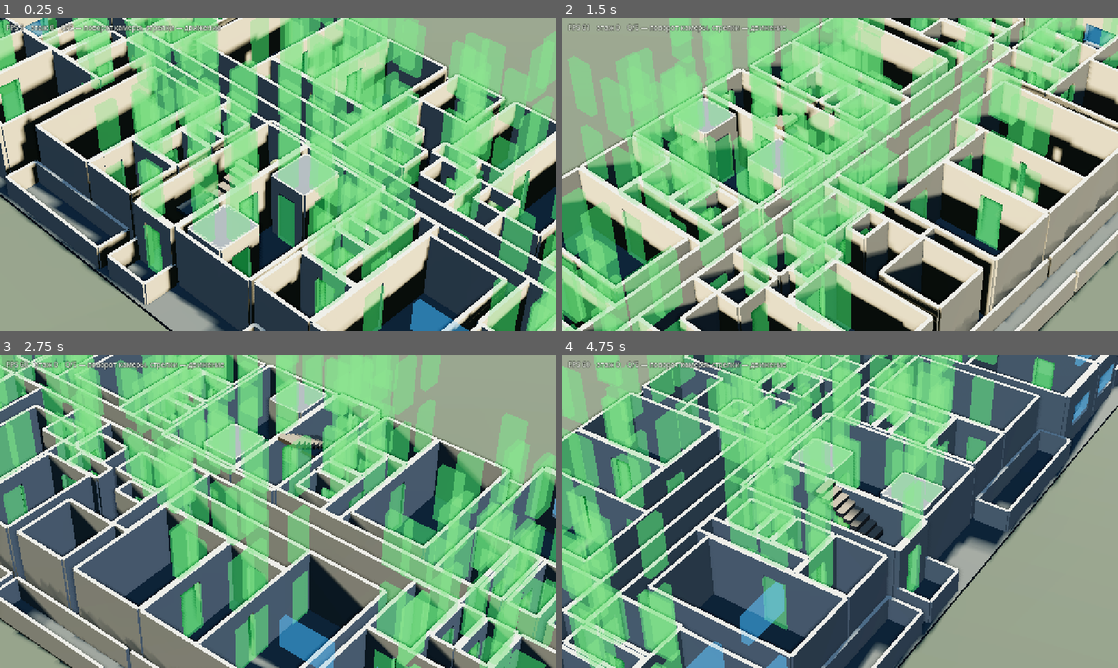
Above: before the commit, frames 1-4 (two rows, left to right).
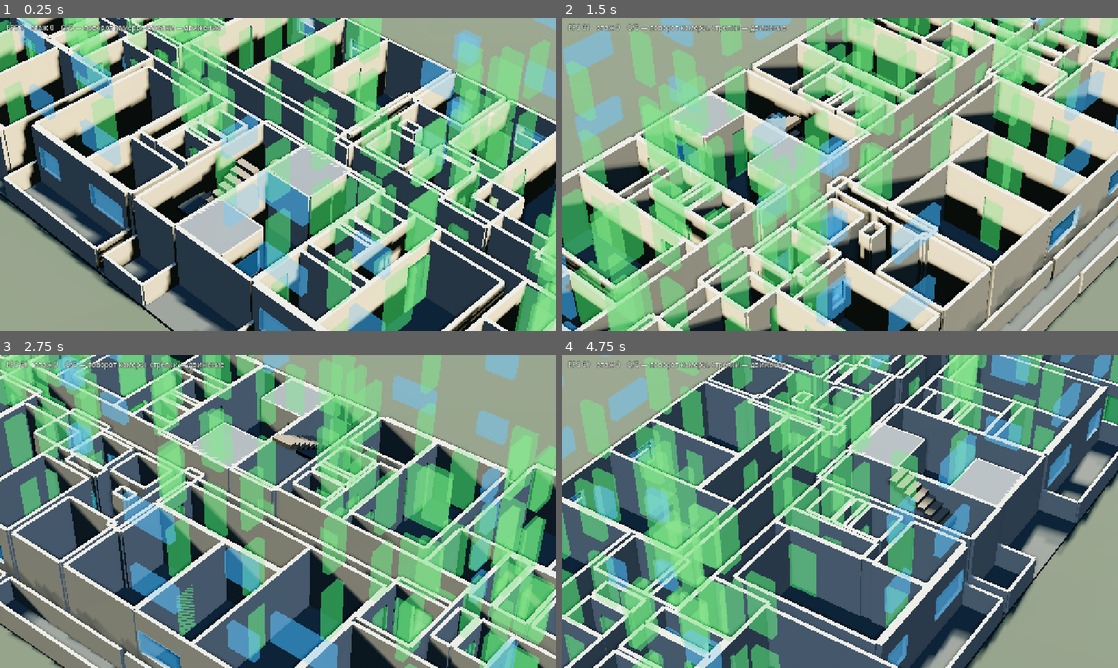
Above: after the commit, the same moments.

Repository: SashkoSoft/Godot_skilled
Game: Godot game, scene res://main.tscn
Two runs of this game, one before a commit and one after it. Both use one fixed random seed, a clock stepped at 60 frames per second and the inputs below.
Inputs:
- Up to frame 1 (0.25 s): no input
- Up to frame 2 (1.5 s): hold Right (ui_right) 0.53-1.28 s; hold Q 0.53-1.28 s; hold Down (ui_down) from 1.28 s (still down); tap E at 1.35 s
- Up to frame 3 (2.75 s): release Down (ui_down) at 2.03 s; hold Right (ui_right) from 2.03 s (still down); hold Q from 2.03 s (still down)
- Up to frame 4 (4.75 s): release Right (ui_right) at 2.78 s; release Q at 2.78 s; hold Up (ui_up) 2.78-3.53 s; tap E at 2.85, 4.35 s; hold Q 3.53-4.28 s; hold Left (ui_left) from 3.53 s (still down)

The runs differ from the first frame. In frame 1, 59% of the frame differs, in the area x 0-100%, y 0-100%; in frame 2, 61%; in frame 3, 59%; in frame 4, 79%.

Commit message:
Двери и окна сняты со скана, а не выдуманы
tools/snap_rooms.py подтягивает координаты ROOMS к осям стен на чертеже
(87 координат из 146, среднее попадание на линию 0,87).
tools/trace_openings.py читает вдоль каждой оси разрывы (двери) и полосы
остекления (окна) и кладёт их в game/plan_openings.gd.
Tower._link_rooms проверяет проходимость и отдельно считает двери,
добавленные там, где чертёж их не дал.

Diff:
--- a/game/main.gd
+++ b/game/main.gd
@@ -164,6 +164,8 @@
 	building.marks_visible = _marks
 	add_child(building)
 	building.build(_floors)
+	print("[план] проёмов с чертежа: стен %d, по правилу %d, дверей добавлено ради прохода %d"
+			% [building.traced_count, building.rule_count, building.added_count])
 	if _plan_view:
 		building.paint_plan(_start_floor)
 
--- /dev/null
+++ b/game/plan_openings.gd
@@ -0,0 +1,224 @@
+class_name PlanOpenings
+extends RefCounted
+## Двери и окна, снятые с поэтажного плана БТИ.
+## Ключ — ось стены: "ось|координата|начало|конец" (как в Tower._emit_walls).
+## Значение — Vector3(смещение от середины стены, ширина, 0 дверь / 1 окно).
+## Сгенерировано tools/trace_openings.py — руками не править.
+
+const TRACED := {
+	"0|-0.35|-0.05|0.70": [],
+	"0|-0.39|-11.70|-9.52": [],
+	"0|-0.39|-12.71|-11.97": [],
+	"0|-0.39|-14.12|-12.85": [],
+	"0|-0.39|-17.30|-14.14": [],
+	"0|-0.39|11.80|12.71": [],
+	"0|-0.39|12.85|14.33": [],
+	"0|-0.39|14.14|17.30": [],
+	"0|-0.39|9.52|11.74": [],
+	"0|-0.68|-11.70|11.74": [Vector3(-10.443, 1.546, 0.0), Vector3(10.485, 1.546, 0.0)],
+	"0|-0.91|3.37|5.17": [Vector3(-0.063, 1.253, 1.0)],
+	"0|-0.97|1.13|3.02": [],
+	"0|-1.12|-6.03|0.17": [],
+	"0|-1.12|-9.40|-6.03": [],
+	"0|-1.44|5.97|9.39": [],
+	"0|-2.13|-12.71|-11.97": [],
+	"0|-2.13|-14.12|-12.85": [],
+	"0|-2.13|11.80|12.71": [],
+	"0|-2.13|12.85|14.33": [],
+	"0|-2.46|1.13|3.02": [],
+	"0|-2.55|3.20|4.93": [],
+	"0|-2.66|3.37|5.17": [],
+	"0|-2.66|5.23|7.38": [Vector3(-0.501, 1.170, 0.0)],
+	"0|-2.80|-6.03|0.17": [],
+	"0|-2.88|-3.36|0.17": [],
+	"0|-2.89|-6.03|-3.42": [],
+	"0|-2.94|1.13|1.90": [],
+	"0|-3.01|-11.70|-9.52": [],
+	"0|-3.01|-17.30|-14.14": [Vector3(0.522, 1.754, 0.0)],
+	"0|-3.01|14.14|17.30": [Vector3(-0.042, 0.877, 0.0)],
+	"0|-3.01|9.52|11.74": [],
+	"0|-3.14|-16.08|-13.30": [Vector3(-0.961, 0.877, 0.0)],
+	"0|-3.14|-17.88|-16.23": [],
+	"0|-3.14|13.30|16.08": [Vector3(1.003, 0.794, 0.0)],
+	"0|-3.14|16.23|17.88": [],
+	"0|-3.14|3.20|4.93": [Vector3(-0.376, 0.794, 1.0)],
+	"0|-3.29|-13.30|-9.52": [],
+	"0|-3.29|9.52|13.30": [],
+	"0|-3.43|1.13|1.90": [],
+	"0|-3.43|3.31|5.93": [Vector3(-0.940, 0.752, 1.0), Vector3(0.919, 0.794, 0.0)],
+	"0|-7.51|0.43|3.02": [],
+	"0|-7.52|-3.36|0.17": [],
+	"0|-7.52|-6.03|-3.42": [Vector3(0.188, 1.963, 1.0)],
+	"0|-7.52|-9.40|-6.03": [Vector3(-0.647, 1.086, 1.0)],
+	"0|-7.52|3.31|5.93": [Vector3(0.209, 1.963, 1.0)],
+	"0|-7.52|5.97|9.39": [Vector3(0.815, 1.128, 1.0)],
+	"0|-8.74|-13.30|-9.52": [Vector3(-0.230, 2.130, 1.0)],
+	"0|-8.74|-16.08|-13.30": [],
+	"0|-8.74|13.30|16.08": [],
+	"0|-8.74|9.52|13.30": [Vector3(-1.378, 1.003, 0.0), Vector3(0.209, 2.089, 1.0)],
+	"0|0.39|-12.77|-11.87": [],
+	"0|0.39|-14.14|-12.88": [],
+	"0|0.39|-17.32|-14.35": [],
+	"0|0.39|11.87|12.77": [],
+	"0|0.39|12.92|14.14": [],
+	"0|0.39|14.43|17.32": [],
+	"0|0.61|-0.54|3.38": [],
+	"0|0.61|-2.83|-0.61": [Vector3(-0.773, 0.668, 0.0)],
+	"0|0.70|-0.54|1.69": [],
+	"0|0.87|-6.00|-4.98": [],
+	"0|0.87|5.16|6.30": [],
+	"0|1.47|-4.80|-3.16": [],
+	"0|1.47|-9.32|-5.93": [],
+	"0|1.47|3.46|5.14": [],
+	"0|1.47|6.32|9.49": [],
+	"0|2.55|-4.80|-3.16": [],
+	"0|2.55|3.46|5.14": [],
+	"0|2.65|-4.80|-3.16": [],
+	"0|2.65|3.46|5.14": [],
+	"0|2.86|-0.54|1.69": [],
+	"0|3.12|-12.77|-11.87": [],
+	"0|3.12|-14.14|-12.88": [],
+	"0|3.12|-17.32|-14.35": [Vector3(0.230, 0.835, 0.0)],
+	"0|3.12|-4.80|-3.16": [],
+	"0|3.12|11.87|12.77": [],
+	"0|3.12|12.92|14.14": [],
+	"0|3.12|14.43|17.32": [Vector3(-0.125, 0.835, 0.0)],
+	"0|3.12|3.46|5.14": [],
+	"0|3.28|-11.85|-9.72": [],
+	"0|3.28|-13.37|-9.90": [],
+	"0|3.28|-16.01|-13.38": [Vector3(-0.898, 0.835, 0.0)],
+	"0|3.28|10.01|11.80": [],
+	"0|3.28|10.03|13.41": [],
+	"0|3.28|13.50|15.68": [],
+	"0|3.35|-4.80|-3.16": [],
+	"0|3.35|3.46|5.14": [],
+	"0|4.72|-4.80|-3.16": [],
+	"0|4.72|-6.00|-4.98": [],
+	"0|4.72|3.46|5.14": [],
+	"0|4.72|5.16|6.30": [],
+	"0|5.35|-0.54|1.69": [Vector3(-0.710, 0.794, 0.0)],
+	"0|7.37|-0.54|1.69": [],
+	"0|7.40|-6.00|-3.16": [],
+	"0|7.40|-9.32|-5.93": [],
+	"0|7.40|3.46|6.30": [],
+	"0|7.40|6.32|9.49": [],
+	"0|7.49|-0.54|3.38": [],
+	"0|7.49|-2.83|-0.61": [],
+	"0|7.54|-2.83|-0.61": [],
+	"0|7.54|-9.32|-3.33": [Vector3(-1.963, 1.211, 1.0), Vector3(1.713, 1.963, 1.0)],
+	"0|7.54|3.54|9.66": [Vector3(-1.692, 1.963, 1.0), Vector3(1.942, 1.211, 1.0)],
+	"0|8.56|-13.37|-9.90": [],
+	"0|8.56|-16.01|-13.38": [],
+	"0|8.56|10.03|13.41": [],
+	"0|8.56|13.50|15.68": [],
+	"1|-0.05|-4.90|-0.35": [Vector3(0.439, 1.003, 0.0)],
+	"1|-0.54|0.61|7.49": [],
+	"1|-0.54|0.70|2.86": [],
+	"1|-0.54|5.35|7.37": [],
+	"1|-0.61|0.61|7.49": [],
+	"1|-11.70|-0.68|0.82": [],
+	"1|-11.70|-3.01|-0.39": [],
+	"1|-11.85|0.87|3.28": [Vector3(0.543, 0.919, 0.0)],
+	"1|-11.87|0.39|3.12": [Vector3(-1.023, 0.668, 1.0), Vector3(0.856, 0.919, 0.0)],
+	"1|-11.97|-2.13|-0.39": [],
+	"1|-12.71|-2.13|-0.39": [Vector3(0.543, 0.627, 1.0)],
+	"1|-12.77|0.39|3.12": [Vector3(0.856, 0.919, 0.0)],
+	"1|-12.85|-2.13|-0.39": [],
+	"1|-12.88|0.39|3.12": [Vector3(0.856, 0.919, 0.0)],
+	"1|-13.30|-8.74|-3.14": [],
+	"1|-13.30|-8.74|-3.29": [],
+	"1|-13.37|3.28|8.56": [],
+	"1|-13.38|3.28|8.56": [],
+	"1|-14.12|-2.13|-0.39": [],
+	"1|-14.14|-3.01|-0.39": [],
+	"1|-14.14|0.39|3.12": [],
+	"1|-14.35|0.39|3.12": [],
+	"1|-16.01|3.28|8.56": [],
+	"1|-16.08|-8.74|-3.14": [],
+	"1|-16.11|3.70|8.56": [Vector3(-0.146, 1.044, 1.0)],
+	"1|-16.23|-8.00|-3.14": [Vector3(-0.418, 1.086, 1.0)],
+	"1|-17.30|-3.01|-0.39": [],
+	"1|-17.32|0.39|3.12": [],
+	"1|-2.83|0.61|7.49": [],
+	"1|-3.16|1.47|2.55": [],
+	"1|-3.16|2.65|3.35": [],
+	"1|-3.16|3.12|4.72": [],
+	"1|-3.16|5.20|7.40": [],
+	"1|-3.36|-7.52|-2.88": [],
+	"1|-3.42|-7.52|-2.89": [],
+	"1|-4.80|1.47|2.55": [],
+	"1|-4.80|2.65|3.35": [],
+	"1|-4.80|3.12|4.72": [],
+	"1|-4.98|0.87|4.72": [],
+	"1|-5.93|1.47|7.40": [],
+	"1|-6.00|0.87|4.72": [Vector3(-0.710, 1.337, 0.0)],
+	"1|-6.00|5.20|7.40": [],
+	"1|-6.03|-2.80|-1.12": [],
+	"1|-6.03|-7.52|-1.12": [],
+	"1|-6.03|-7.52|-2.89": [],
+	"1|-9.32|1.47|7.40": [],
+	"1|-9.40|-7.52|-1.12": [],
+	"1|-9.51|-9.24|-8.06": [],
+	"1|-9.52|-3.01|-0.39": [],
+	"1|-9.52|-8.74|-3.29": [],
+	"1|-9.72|0.87|3.28": [],
+	"1|-9.90|3.28|8.56": [],
+	"1|0.17|-7.52|-2.88": [],
+	"1|0.43|-7.51|-4.68": [],
+	"1|1.13|-2.46|-0.97": [],
+	"1|1.13|-3.43|-2.94": [],
+	"1|1.69|0.70|2.86": [],
+	"1|1.69|5.35|7.37": [Vector3(-0.042, 1.420, 1.0)],
+	"1|1.90|-3.43|-2.94": [],
+	"1|10.01|0.87|3.28": [],
+	"1|10.03|3.28|8.56": [Vector3(2.130, 1.003, 0.0)],
+	"1|11.74|-0.68|0.82": [],
+	"1|11.74|-3.01|-0.39": [Vector3(-0.835, 0.961, 0.0)],
+	"1|11.80|-2.13|-0.39": [],
+	"1|11.80|0.87|3.28": [Vector3(0.543, 0.919, 0.0)],
+	"1|11.87|0.39|3.12": [Vector3(-1.044, 0.627, 1.0), Vector3(0.877, 0.877, 0.0)],
+	"1|12.71|-2.13|-0.39": [Vector3(0.543, 0.627, 1.0)],
+	"1|12.77|0.39|3.12": [Vector3(-1.044, 0.627, 1.0), Vector3(0.856, 0.919, 0.0)],
+	"1|12.85|-2.13|-0.39": [],
+	"1|12.92|0.39|3.12": [Vector3(0.877, 0.877, 0.0)],
+	"1|13.30|-8.74|-3.14": [],
+	"1|13.30|-8.74|-3.29": [],
+	"1|13.41|3.28|8.56": [],
+	"1|13.50|3.28|8.56": [],
+	"1|14.14|-3.01|-0.39": [Vector3(0.647, 1.253, 1.0)],
+	"1|14.14|0.39|3.12": [Vector3(-0.543, 1.378, 1.0)],
+	"1|14.33|-2.13|-0.39": [Vector3(0.209, 1.211, 1.0)],
+	"1|14.43|0.39|3.12": [],
+	"1|16.08|-8.74|-3.14": [],
+	"1|16.23|-8.00|-3.14": [Vector3(-0.376, 1.086, 1.0)],
+	"1|17.30|-3.01|-0.39": [],
+	"1|17.32|0.39|3.12": [],
+	"1|3.02|-2.46|-0.97": [],
+	"1|3.02|-7.51|-4.68": [],
+	"1|3.20|-3.14|-2.55": [],
+	"1|3.31|-7.52|-3.43": [],
+	"1|3.37|-2.66|-0.91": [],
+	"1|3.38|0.61|7.49": [],
+	"1|3.46|1.47|2.55": [],
+	"1|3.46|2.65|3.35": [],
+	"1|3.46|3.12|4.72": [],
+	"1|3.46|5.20|7.40": [],
+	"1|4.93|-3.14|-2.55": [],
+	"1|5.14|1.47|2.55": [],
+	"1|5.14|2.65|3.35": [],
+	"1|5.14|3.12|4.72": [],
+	"1|5.16|0.87|4.72": [],
+	"1|5.17|-2.66|-0.91": [],
+	"1|5.23|-2.66|-0.39": [],
+	"1|5.93|-7.52|-3.43": [],
+	"1|5.97|-7.52|-1.44": [],
+	"1|6.30|0.87|4.72": [Vector3(-0.668, 1.253, 0.0)],
+	"1|6.30|5.20|7.40": [],
+	"1|6.32|1.47|7.40": [Vector3(-2.339, 1.253, 0.0)],
+	"1|7.38|-2.66|-0.39": [],
+	"1|9.31|-9.24|-8.06": [],
+	"1|9.39|-7.52|-1.44": [],
+	"1|9.49|1.47|7.40": [],
+	"1|9.52|-3.01|-0.39": [],
+	"1|9.52|-8.74|-3.29": [],
+}
--- a/game/tower.gd
+++ b/game/tower.gd
@@ -37,80 +37,81 @@
 ## Квартиры пронумерованы как в БТИ: 46 44 45 43 по северу, 42 41 48 47 по югу,
 ## 8 — места общего пользования.
 const ROOMS := [
+
 	# --- 46, северо-запад -------------------------------------------------
-	[-17.80, -8.00, -16.35, -3.35, 0, LOG],
-	[-16.08, -8.87, -13.30, -3.35, 0, LIV],   # 14,0 = 2,80 x 5,52
-	[-13.30, -8.87,  -9.90, -3.33, 0, LIV],   # 18,5 = 3,42 x 5,54
-	[-17.30, -3.30, -14.14, -0.35, 0, KIT],
-	[-14.00, -2.30, -12.85, -0.35, 0, BAT],
-	[-12.75, -2.30, -11.80, -0.35, 0, BAT],
-	[-11.70, -3.30,  -9.90, -0.35, 0, HAL],
+	[-17.88,  -8.00, -16.23,  -3.14, 0, LOG],
+	[-16.08,  -8.74, -13.30,  -3.14, 0, LIV],  # 14,0 = 2,80 x 5,52
+	[-13.30,  -8.74,  -9.52,  -3.29, 0, LIV],  # 18,5 = 3,42 x 5,54
+	[-17.30,  -3.01, -14.14,  -0.39, 0, KIT],
+	[-14.12,  -2.13, -12.85,  -0.39, 0, BAT],
+	[-12.71,  -2.13, -11.97,  -0.39, 0, BAT],
+	[-11.70,  -3.01,  -9.52,  -0.39, 0, HAL],
 	# --- 44, север-центр, трёхкомнатная -----------------------------------
-	[ -9.51, -9.24,  -3.24, -8.06, 1, LOG],   # лоджия 1б
-	[ -3.06, -9.24,   2.84, -8.06, 1, LOG],   # лоджия 3а
-	[ -9.40, -7.60,  -6.03, -1.50, 1, LIV],   # 20,7 = 3,37 x 6,10
-	[ -6.03, -7.60,  -3.46, -2.89, 1, LIV],   # 12,2 = 2,57 x 4,71
-	[ -3.36, -7.60,  -0.12, -2.88, 1, LIV],   # 15,1 = 3,24 x 4,72
-	[ -6.03, -2.80,  -0.12, -1.50, 1, HAL],   # холл 7
-	[  0.60, -7.51,   3.02, -4.97, 1, KIT],
-	[  0.75, -3.43,   2.02, -2.61, 1, BAT],
-	[  0.75, -2.42,   3.02, -0.97, 1, BAT],
-	[ -0.05, -4.90,   0.70, -0.35, 1, HAL],
+	[ -9.51,  -9.24,  -3.28,  -8.06, 1, LOG],  # лоджия 1б
+	[ -3.06,  -9.24,   2.92,  -8.06, 1, LOG],  # лоджия 3а
+	[ -9.40,  -7.52,  -6.03,  -1.12, 1, LIV],  # 20,7 = 3,37 x 6,10
+	[ -6.03,  -7.52,  -3.42,  -2.89, 1, LIV],  # 12,2 = 2,57 x 4,71
+	[ -3.36,  -7.52,   0.17,  -2.88, 1, LIV],  # 15,1 = 3,24 x 4,72
+	[ -6.03,  -2.80,   0.17,  -1.12, 1, HAL],  # холл 7
+	[  0.43,  -7.51,   3.02,  -4.68, 1, KIT],
+	[  1.13,  -3.43,   1.90,  -2.94, 1, BAT],
+	[  1.13,  -2.46,   3.02,  -0.97, 1, BAT],
+	[ -0.05,  -4.90,   0.70,  -0.35, 1, HAL],
 	# --- 45, север справа от центра ---------------------------------------
-	[  3.20, -9.24,   9.19, -8.06, 2, LOG],   # лоджия 1а
-	[  3.56, -7.60,   5.93, -3.43, 2, LIV],
-	[  6.10, -7.60,   9.01, -1.44, 2, LIV],   # 19,1 = 3,37 x 6,16
-	[  3.20, -3.35,   4.93, -2.55, 2, BAT],
-	[  3.75, -2.45,   5.38, -1.16, 2, BAT],
-	[  5.56, -2.45,   7.38, -0.35, 2, HAL],
+	[  3.20,  -9.24,   9.31,  -8.06, 2, LOG],  # лоджия 1а
+	[  3.31,  -7.52,   5.93,  -3.43, 2, LIV],
+	[  5.97,  -7.52,   9.39,  -1.44, 2, LIV],  # 19,1 = 3,37 x 6,16
+	[  3.20,  -3.14,   4.93,  -2.55, 2, BAT],
+	[  3.37,  -2.66,   5.17,  -0.91, 2, BAT],
+	[  5.23,  -2.66,   7.38,  -0.39, 2, HAL],
 	# --- 43, северо-восток (зеркало 46) -----------------------------------
-	[ 16.35, -8.00,  17.80, -3.35, 3, LOG],
-	[ 13.30, -8.87,  16.08, -3.35, 3, LIV],   # 13,9
-	[  9.90, -8.87,  13.30, -3.33, 3, LIV],   # 18,2
-	[ 14.14, -3.30,  17.30, -0.35, 3, KIT],
-	[ 12.85, -2.30,  14.00, -0.35, 3, BAT],
-	[ 11.80, -2.30,  12.75, -0.35, 3, BAT],
-	[  9.90, -3.30,  11.70, -0.35, 3, HAL],
+	[ 16.23,  -8.00,  17.88,  -3.14, 3, LOG],
+	[ 13.30,  -8.74,  16.08,  -3.14, 3, LIV],  # 13,9
+	[  9.52,  -8.74,  13.30,  -3.29, 3, LIV],  # 18,2
+	[ 14.14,  -3.01,  17.30,  -0.39, 3, KIT],
+	[ 12.85,  -2.13,  14.33,  -0.39, 3, BAT],
+	[ 11.80,  -2.13,  12.71,  -0.39, 3, BAT],
+	[  9.52,  -3.01,  11.74,  -0.39, 3, HAL],
 	# --- общий коридор ----------------------------------------------------
-	[-11.70, -0.30,  11.70,  0.65, 8, HAL],
+	[-11.70,  -0.68,  11.74,   0.82, 8, HAL],
 	# --- 42, юго-запад ----------------------------------------------------
-	[-17.68,  3.70, -16.23,  8.44, 4, LOG],
-	[-15.68,  3.53, -13.50,  8.44, 4, LIV],   # 13,8
-	[-13.41,  3.53, -10.15,  8.44, 4, LIV],   # 18,6
-	[-17.32,  0.72, -14.60,  3.45, 4, KIT],
-	[-14.14,  0.72, -12.96,  3.45, 4, BAT],
-	[-12.77,  0.72, -11.87,  3.45, 4, BAT],
-	[-11.68,  0.70, -10.05,  3.53, 4, HAL],
+	[-17.85,   3.70, -16.11,   8.56, 4, LOG],
+	[-16.01,   3.28, -13.38,   8.56, 4, LIV],  # 13,8
+	[-13.37,   3.28,  -9.90,   8.56, 4, LIV],  # 18,6
+	[-17.32,   0.39, -14.35,   3.12, 4, KIT],
+	[-14.14,   0.39, -12.88,   3.12, 4, BAT],
+	[-12.77,   0.39, -11.87,   3.12, 4, BAT],
+	[-11.85,   0.87,  -9.72,   3.28, 4, HAL],
 	# --- 41, юг слева от ядра ---------------------------------------------
-	[ -9.32,  7.62,  -3.33,  9.07, 5, LOG],   # лоджия 1а
-	[ -9.15,  1.30,  -5.85,  7.40, 5, LIV],   # 18,5 = 3,34 x 6,08
-	[ -5.75,  0.70,  -4.90,  5.10, 5, HAL],
-	[ -4.80,  1.30,  -3.20,  2.55, 5, BAT],
-	[ -4.80,  2.65,  -3.20,  3.35, 5, BAT],
-	[ -4.80,  3.45,  -3.20,  5.10, 5, KIT],
-	[ -5.75,  5.20,  -3.20,  7.40, 5, LIV],
+	[ -9.32,   7.54,  -3.33,   9.20, 5, LOG],  # лоджия 1а
+	[ -9.32,   1.47,  -5.93,   7.40, 5, LIV],  # 18,5 = 3,34 x 6,08
+	[ -6.00,   0.87,  -4.98,   4.72, 5, HAL],
+	[ -4.80,   1.47,  -3.16,   2.55, 5, BAT],
+	[ -4.80,   2.65,  -3.16,   3.35, 5, BAT],
+	[ -4.80,   3.12,  -3.16,   4.72, 5, KIT],
+	[ -6.00,   5.20,  -3.16,   7.40, 5, LIV],
 	# --- 48, юг справа от ядра --------------------------------------------
-	[  3.67,  7.62,   9.66,  9.07, 6, LOG],
-	[  6.19,  1.30,   9.49,  7.40, 6, LIV],   # 19,2 = 3,39 x 6,20
-	[  5.24,  0.70,   6.09,  5.10, 6, HAL],
-	[  3.54,  1.30,   5.14,  2.55, 6, BAT],
-	[  3.54,  2.65,   5.14,  3.35, 6, BAT],
-	[  3.54,  3.45,   5.14,  5.10, 6, KIT],
-	[  3.54,  5.20,   6.09,  7.40, 6, LIV],
+	[  3.54,   7.54,   9.66,   9.20, 6, LOG],
+	[  6.32,   1.47,   9.49,   7.40, 6, LIV],  # 19,2 = 3,39 x 6,20
+	[  5.16,   0.87,   6.30,   4.72, 6, HAL],
+	[  3.46,   1.47,   5.14,   2.55, 6, BAT],
+	[  3.46,   2.65,   5.14,   3.35, 6, BAT],
+	[  3.46,   3.12,   5.14,   4.72, 6, KIT],
+	[  3.46,   5.20,   6.30,   7.40, 6, LIV],
 	# --- 47, юго-восток (зеркало 42) --------------------------------------
-	[ 16.23,  3.70,  17.68,  8.44, 7, LOG],
-	[ 13.50,  3.53,  15.68,  8.44, 7, LIV],   # 13,5
-	[ 10.15,  3.53,  13.41,  8.44, 7, LIV],   # 18,7
-	[ 14.60,  0.72,  17.32,  3.45, 7, KIT],
-	[ 12.96,  0.72,  14.14,  3.45, 7, BAT],
-	[ 11.87,  0.72,  12.77,  3.45, 7, BAT],
-	[ 10.05,  0.70,  11.68,  3.53, 7, HAL],
+	[ 16.23,   3.70,  17.97,   8.56, 7, LOG],
+	[ 13.50,   3.28,  15.68,   8.56, 7, LIV],  # 13,5
+	[ 10.03,   3.28,  13.41,   8.56, 7, LIV],  # 18,7
+	[ 14.43,   0.39,  17.32,   3.12, 7, KIT],
+	[ 12.92,   0.39,  14.14,   3.12, 7, BAT],
+	[ 11.87,   0.39,  12.77,   3.12, 7, BAT],
+	[ 10.01,   0.87,  11.80,   3.28, 7, HAL],
 	# --- ядро: лестница, лифтовой холл, две шахты, балкон «г» -------------
-	[ -2.70,  0.44,  -0.61,  7.49, 8, COR],
-	[ -0.50,  0.44,   3.30,  7.49, 8, COR],
-	[ -0.16,  1.08,   1.48,  2.90, 8, SHF],
-	[ -0.16,  5.35,   1.48,  7.16, 8, SHF],
-	[ -2.70,  7.62,  -0.61,  9.07, 8, LOG],
+	[ -2.83,   0.61,  -0.61,   7.49, 8, COR],
+	[ -0.54,   0.61,   3.38,   7.49, 8, COR],
+	[ -0.54,   0.70,   1.69,   2.86, 8, SHF],
+	[ -0.54,   5.35,   1.69,   7.37, 8, SHF],
+	[ -2.83,   7.54,  -0.61,   9.20, 8, LOG],
 ]
 
 ## Лестничная клетка — левая часть ядра.
@@ -122,6 +123,10 @@
 var fadeable: Array[MeshInstance3D] = []
 var by_floor: Dictionary = {}
 var marks_visible := true
+
+var traced_count := 0     ## стен с проёмами, снятыми с чертежа
+var rule_count := 0       ## стен, где оси на скане нет и проёмы выведены правилом
+var added_count := 0      ## дверей, добавленных ради проходимости
 
 var _m_wall: ShaderMaterial
 var _m_floor: ShaderMaterial
@@ -313,7 +318,27 @@
 
 
 func _emit_walls(f: int, y: float) -> void:
+	var recs := _collect_walls()
+	_link_rooms(recs)
+	for w in recs:
+		var axis: int = w["axis"]
+		var dir := Vector3(0, 0, 1) if axis == 1 else Vector3(1, 0, 0)
+		var fixed: float = w["fixed"]
+		var mid: float = w["mid"]
+		if w["parapet"]:
+			_parapet(f, y, axis, fixed, w["a0"], w["a1"])
+			continue
+		var center := Vector3(fixed, y, mid) if axis == 1 else Vector3(mid, y, fixed)
+		_wall(f, center, dir, w["len"], w["holes"] as Array[Vector3], w["thick"])
+
+
+## Собирает оси стен и навешивает на них проёмы: сперва снятые с чертежа,
+## и только если стены на скане не нашлось — выведенные правилом.
+func _collect_walls() -> Array:
+	var recs: Array = []
 	var seen: Dictionary = {}
+	traced_count = 0
+	rule_count = 0
 	for i in ROOMS.size():
 		var r = ROOMS[i]
 		var edges := [
@@ -348,25 +373,107 @@
 			var facade := (absf(fixed) > 16.9) if axis == 1 else (absf(fixed) > 7.9)
 			if outer >= 0:
 				facade = false
-			if outer >= 0 and int(ROOMS[inner][5]) == LOG and int(ROOMS[outer][5]) == LOG:
-				continue
-			if outer < 0 and int(ROOMS[inner][5]) == LOG:
-				_parapet(f, y, axis, fixed, a0, a1)
-				continue
-			var op := _opening(inner, outer, length, facade)
-			var thick := WALL_EXT if (outer < 0 and facade) else WALL
+			if int(ROOMS[inner][5]) == LOG and (outer < 0 or int(ROOMS[outer][5]) == LOG):
+				if outer < 0:
+					recs.append({"axis": axis, "fixed": fixed, "a0": a0, "a1": a1,
+							"mid": mid, "len": length, "inner": inner, "outer": -1,
+							"holes": [] as Array[Vector3], "thick": WALL,
+							"parapet": true})
+				continue
 			var holes: Array[Vector3] = []
-			if op == 0:
-				holes.append(Vector3(0.0, DOOR_FLAT if length > 3.0 else DOOR_ROOM, KIND_DOOR))
-			elif op == 1:
-				if length < 4.2:
-					holes.append(Vector3(0.0, WIN, KIND_WIN))
-				else:
-					holes.append(Vector3(-length * 0.22, WIN, KIND_WIN))
-					holes.append(Vector3(length * 0.22, WIN, KIND_WIN))
-			var dir := Vector3(0, 0, 1) if axis == 1 else Vector3(1, 0, 0)
-			var center := Vector3(fixed, y, mid) if axis == 1 else Vector3(mid, y, fixed)
-			_wall(f, center, dir, length, holes, thick)
+			if PlanOpenings.TRACED.has(key):
+				traced_count += 1
+				for v in PlanOpenings.TRACED[key]:
+					holes.append(v)
+			else:
+				rule_count += 1
+				var op := _opening(inner, outer, length, facade)
+				if op == 0:
+					holes.append(Vector3(0.0, DOOR_FLAT if length > 3.0 else DOOR_ROOM,
+							KIND_DOOR))
+				elif op == 1:
+					if length < 4.2:
+						holes.append(Vector3(0.0, WIN, KIND_WIN))
+					else:
+						holes.append(Vector3(-length * 0.22, WIN, KIND_WIN))
+						holes.append(Vector3(length * 0.22, WIN, KIND_WIN))
+			recs.append({"axis": axis, "fixed": fixed, "a0": a0, "a1": a1, "mid": mid,
+					"len": length, "inner": inner, "outer": outer, "holes": holes,
+					"thick": WALL_EXT if (outer < 0 and facade) else WALL,
+					"parapet": false})
+	return recs
+
+
+## Проверка проходимости: из лестничной клетки должно быть достижимо каждое
+## помещение. Куда чертёж двери не дал — добавляем и считаем отдельно.
+func _link_rooms(recs: Array) -> void:
+	added_count = 0
+	var start := -1
+	for i in ROOMS.size():
+		if int(ROOMS[i][5]) == COR:
+			start = i
+			break
+	if start < 0:
+		return
+	var need: Array[int] = []
+	for i in ROOMS.size():
+		if int(ROOMS[i][5]) != LOG and int(ROOMS[i][5]) != SHF:
+			need.append(i)
+
+	for _pass in 40:
+		var open_links: Dictionary = {}
+		for w in recs:
+			var o: int = w["outer"]
+			if o < 0:
+				continue
+			for h: Vector3 in (w["holes"] as Array[Vector3]):
+				if h.z < 0.5:
+					var a: int = w["inner"]
+					if not open_links.has(a):
+						open_links[a] = []
+					if not open_links.has(o):
+						open_links[o] = []
+					(open_links[a] as Array).append(o)
+					(open_links[o] as Array).append(a)
+					break
+		var seen_r := {start: true}
+		var queue: Array[int] = [start]
+		while not queue.is_empty():
+			var cur: int = queue.pop_back()
+			for nxt in (open_links.get(cur, []) as Array):
+				if not seen_r.has(nxt):
+					seen_r[nxt] = true
+					queue.append(nxt)
+		var stuck: Array[int] = []
+		for i in need:
+			if not seen_r.has(i):
+				stuck.append(i)
+		if stuck.is_empty():
+			return
+		var best: Dictionary = {}
+		var best_len := 0.0
+		for w in recs:
+			var o: int = w["outer"]
+			if o < 0 or w["parapet"]:
+				continue
+			var a: int = w["inner"]
+			var ka := seen_r.has(a)
+			var kb := seen_r.has(o)
+			if ka == kb:
+				continue
+			var far: int = o if ka else a
+			if not stuck.has(far):
+				continue
+			if int(ROOMS[far][5]) == SHF or int(ROOMS[a][5]) == SHF or int(ROOMS[o][5]) == SHF:
+				continue
+			if w["len"] > best_len:
+				best_len = w["len"]
+				best = w
+		if best.is_empty():
+			return
+		(best["holes"] as Array[Vector3]).append(
+				Vector3(0.0, DOOR_ROOM, KIND_DOOR))
+		added_count += 1
 
 
 func _parapet(f: int, y: float, axis: int, fixed: float, a0: float, a1: float) -> void:
Not shown, added: game/plan_openings.gd.uid
Not shown, changed: docs/plan_compare.png
Not shown, added: docs/plan_openings_traced.png
Not shown, changed: docs/plan_overlay.png
Not shown, added: tools/snap_rooms.py
Not shown, added: tools/trace_openings.py
